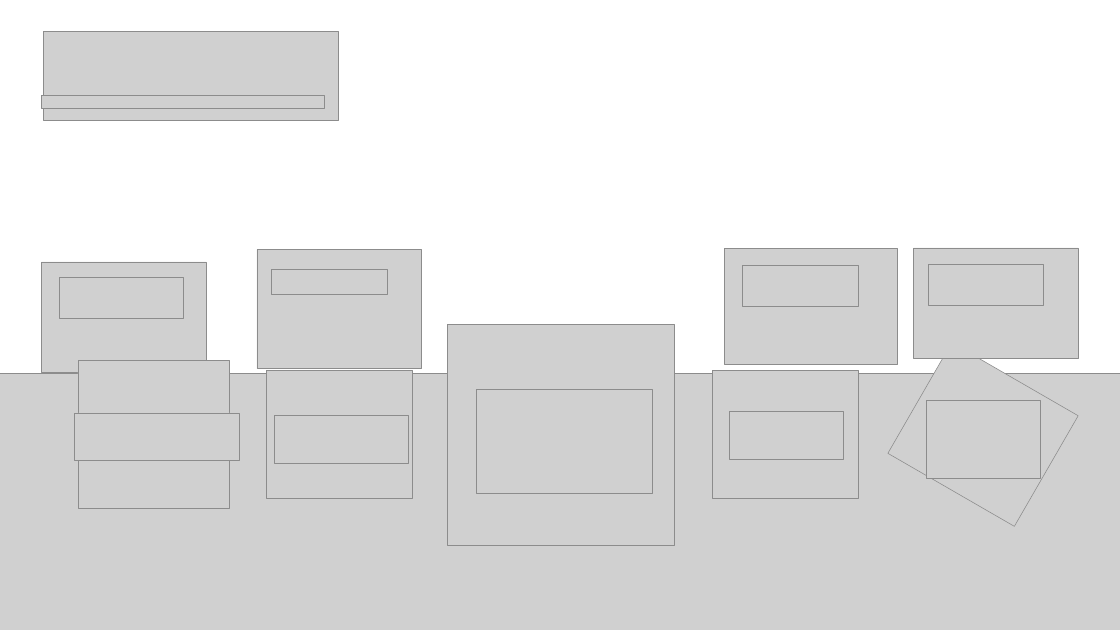
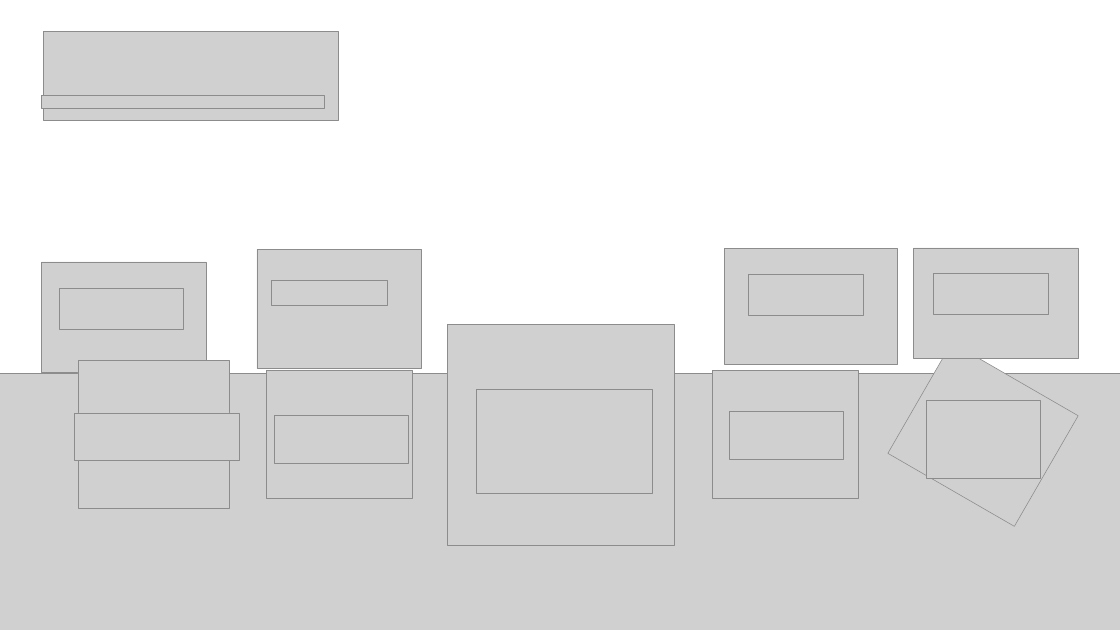
Before and after one commit to oMFDOo/School_3.1, a slide deck: slide 7 of 1.대내외활동/봉사동아리/영상/IoT/IoT강의용.pptx. Drawn at 1120x630 pixels with LibreOffice and Linux fonts; fonts in the diff are those of the drawing; grey boxes stand for pictures. Boxes give left, top, right and bottom in pixels: in the first picture for what was removed or moved away, otherwise in the second. Text is boxed around its words. In the diff, an @@ line names an element or a change of style, - is before the commit and + after.

```diff
--- a/1.대내외활동/봉사동아리/영상/IoT/IoT강의용.pptx
+++ b/1.대내외활동/봉사동아리/영상/IoT/IoT강의용.pptx
@@ picture: place and size @@
-picture at <box>59,277,183,318</box>
+picture at <box>59,288,183,329</box>
@@ picture: place and size @@
-picture at <box>272,269,388,294</box>
+picture at <box>272,281,388,306</box>
@@ picture: place and size @@
-picture at <box>743,265,858,306</box>
+picture at <box>748,274,864,315</box>
@@ picture: place and size @@
-picture at <box>928,264,1044,305</box>
+picture at <box>934,273,1049,314</box>
```
Also in this commit, not shown: 2 other slides changed, 1 slide added, 1 slide removed.
